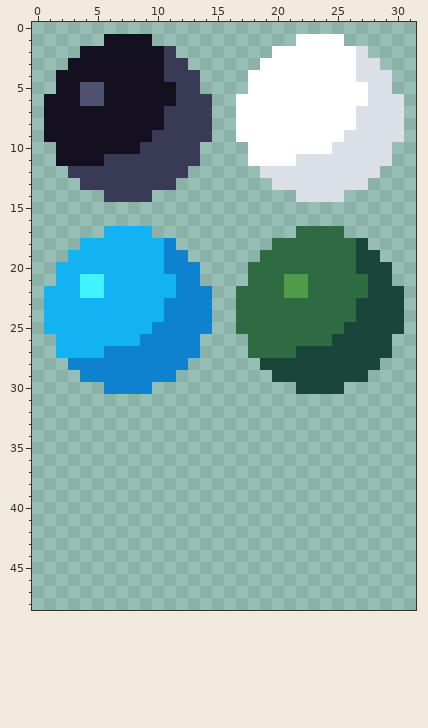
Pixel-art file -- Assets/Sprites/player_sprites.aseprite. The picture above is the old version.
64x64 pixels, 1 frame. Shown: x 0..31, y 0..48.
Once edited:
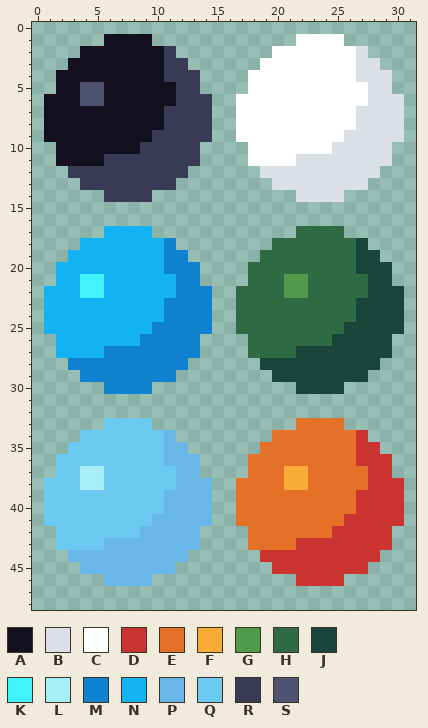
Palette (. is transparent): A #141020  B #dbe0e7  C #ffffff  D #cc3431  E #e57028  F #f7ac37  G #509b4b  H #2e6a42  J #1a453b  K #41f3fc  L #a6eff7  M #0e82ce  N #13b2f2  P #68b7e8  Q #6ccaf0  R #393a56  S #4e5371
Change:
y 33: x 6..9 .... -> QQQQ; x 22..25 .... -> EEEE
y 34: x 4..11 ........ -> QQQQQQQP; x 20..27 ........ -> EEEEEEED
y 35: x 3..12 .......... -> QQQQQQQQPP; x 19..28 .......... -> EEEEEEEEDD
y 36: x 2..13 ............ -> QQQQQQQQQPPP; x 18..29 ............ -> EEEEEEEEEDDD
y 37: x 2..13 ............ -> QQLLQQQQQQPP; x 18..29 ............ -> EEEFFEEEEEDD
y 38: x 1..14 .............. -> QQQLLQQQQQQPPP; x 17..30 .............. -> EEEEFFEEEEEDDD
y 39..40: x 1..14 .............. -> QQQQQQQQQQPPPP; x 17..30 .............. -> EEEEEEEEEEDDDD
y 41: x 1..14 .............. -> QQQQQQQQQPPPPP; x 17..30 .............. -> EEEEEEEEEDDDDD
y 42: x 2..13 ............ -> QQQQQQQPPPPP; x 18..29 ............ -> EEEEEEEDDDDD
y 43: x 2..13 ............ -> QQQQPPPPPPPP; x 18..29 ............ -> EEEEDDDDDDDD
y 44: x 3..12 .......... -> PPPPPPPPPP; x 19..28 .......... -> DDDDDDDDDD
y 45: x 4..11 ........ -> PPPPPPPP; x 20..27 ........ -> DDDDDDDD
y 46: x 6..9 .... -> PPPP; x 22..25 .... -> DDDD
Boxes around the changes in both pictures, in picture pixels (x1, y1, x2, y2):
added: (44, 418, 404, 586)
